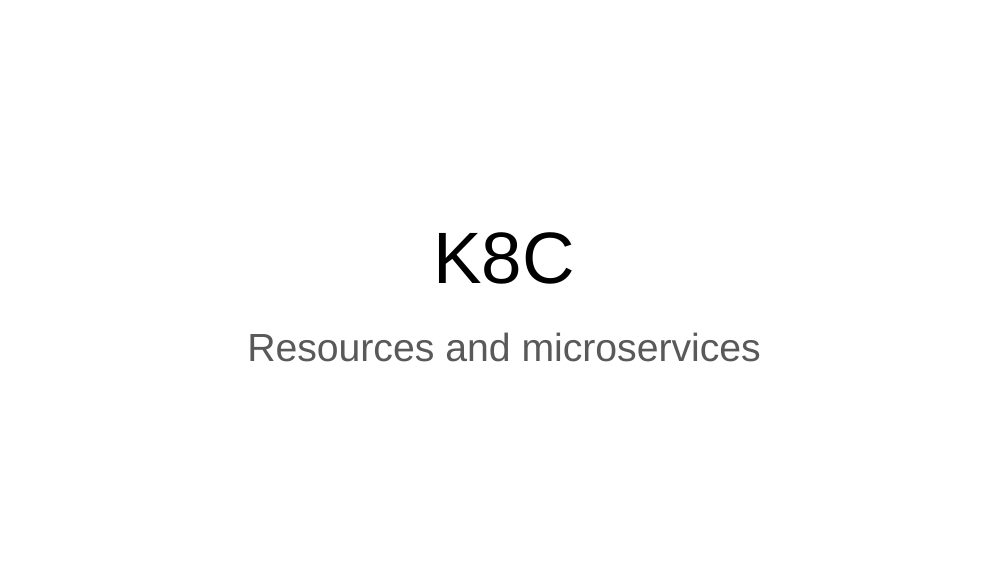
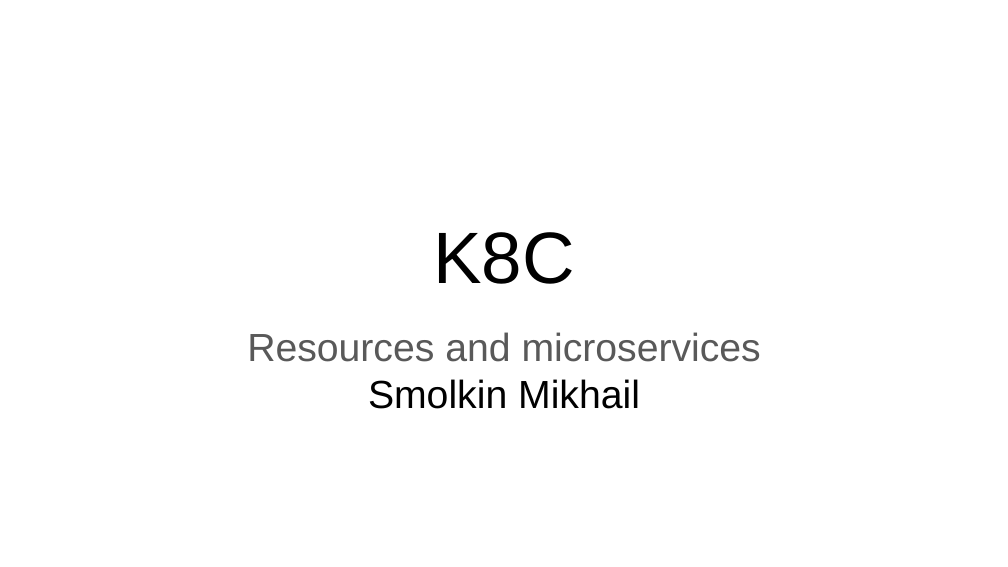
Before and after one commit to fanglores/Advanced-Software-Design, a slide deck: slide 1 of PracticeTasks/Module2/Task_9/Task 9. Domain decomposition.pptx. Drawn at 1008x567 pixels with LibreOffice and Linux fonts; fonts in the diff are those of the drawing. Boxes give left, top, right and bottom in pixels: in the first picture for what was removed or moved away, otherwise in the second. Text is boxed around its words. In the diff, an @@ line names an element or a change of style, - is before the commit and + after.

```diff
--- a/PracticeTasks/Module2/Task_9/Task 9. Domain decomposition.pptx
+++ b/PracticeTasks/Module2/Task_9/Task 9. Domain decomposition.pptx
@@ subtitle at [368, 379, 640, 409]: paragraph added @@
+Smolkin Mikhail
```
Also in this commit, not shown: 1 other file.
